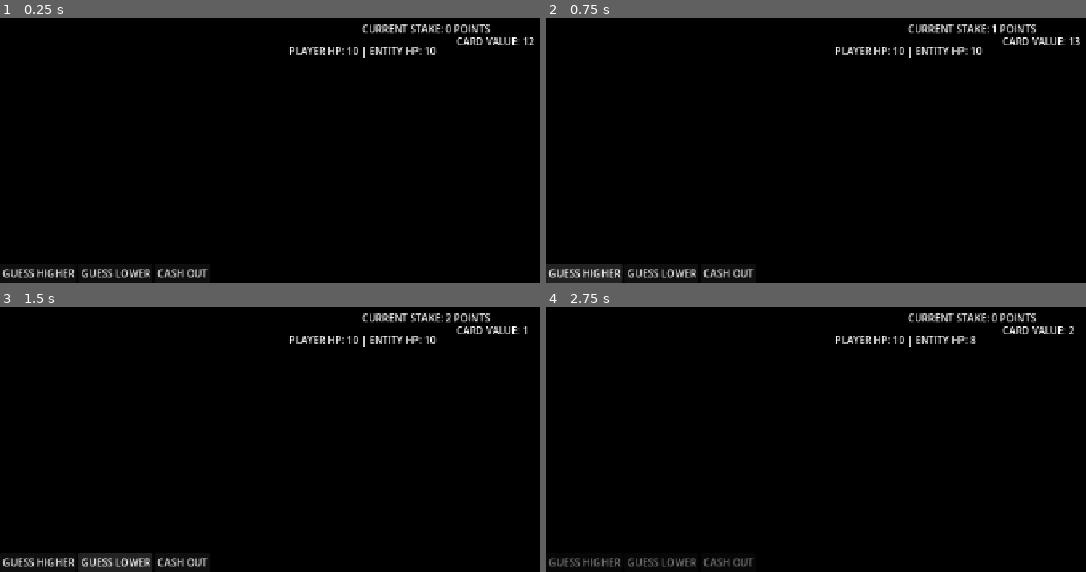
Above: before the commit, frames 1-4 (two rows, left to right).
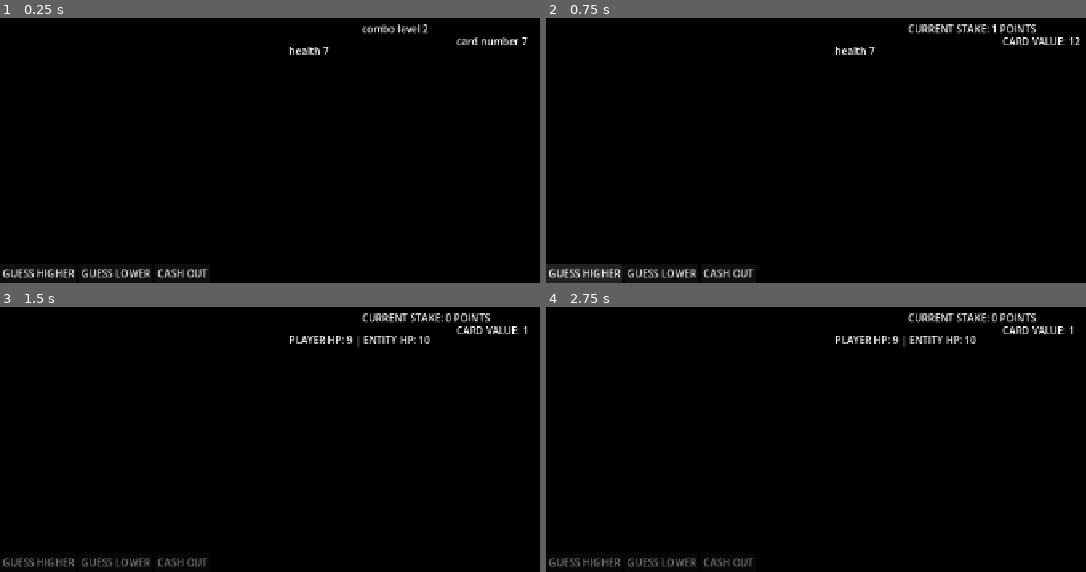
Above: after the commit, the same moments.

Repository: wadahac/HighLowPrototype
Game: Godot game, scene res://scenes/main.tscn
Two runs of this game, one before a commit and one after it. Both use one fixed random seed, a clock stepped at 60 frames per second and the inputs below.
Inputs (mouse positions are in pixels of both pictures, inside the frame that each line leads up to):
- Up to frame 1 (0.25 s): no input
- Up to frame 2 (0.75 s): click "GUESS HIGHER" at 0.5 s
- Up to frame 3 (1.5 s): click "GUESS LOWER" at 1.25 s
- Up to frame 4 (2.75 s): click (729, 561) at 2 s, where only the run before the commit has a clickable "CASH OUT"

The runs differ from the first frame. In frame 1, 1.4% of the frame differs, in the area x 53-99%, y 2-16%; in frame 2, 0.5%; in frame 3, 1.8%, in the area x 0-84%, y 2-100%; in frame 4, 0.4%.
Error before the commit: Invalid assignment of property or key 'text' with value of type 'String' on a base object of type 'null instance'. (res://src/HighLowGameManager.gd:201)
Error after the commit: Invalid access to property or key 'pressed' on a base object of type 'null instance'. (res://src/HighLowGameManager.gd:40)

Commit message:
feat: add game over and match restart logic
Co-authored-by: aider (gemini/gemini-3.5-flash) <aider@aider.chat>

Diff:
--- a/high-low-prototype/src/HighLowGameManager.gd
+++ b/high-low-prototype/src/HighLowGameManager.gd
@@ -23,6 +23,7 @@
 @onready var higher_button: Button = $UI_Layer/ButtonsContainer/HigherButton
 @onready var lower_button: Button = $UI_Layer/ButtonsContainer/LowerButton
 @onready var cash_out_button: Button = $UI_Layer/ButtonsContainer/CashOutButton
+@onready var restart_button: Button = $UI_Layer/ButtonsContainer/RestartButton
 @onready var enemy_ai = $EnemyAI
 
 # 4. Initialization and signal connections
@@ -36,9 +37,13 @@
 	higher_button.pressed.connect(_on_higher_pressed)
 	lower_button.pressed.connect(_on_lower_pressed)
 	cash_out_button.pressed.connect(_on_cash_out_pressed)
+	restart_button.pressed.connect(restart_match)
 
 	if enemy_ai:
 		enemy_ai.decision_made.connect(_on_enemy_decision_made)
+
+	# Hide restart button initially
+	restart_button.hide()
 
 	# Initialize game state
 	start_new_match()
@@ -67,6 +72,10 @@
 
 	_enable_player_controls(true)
 	_update_base_card_ui()
+
+func restart_match() -> void:
+	restart_button.hide()
+	start_new_match()
 
 func rebuild_deck() -> void:
 	deck.clear()
@@ -205,8 +214,9 @@
 func _on_game_over(winner_name: String) -> void:
 	base_card_label.text = "GAME OVER"
 	combo_label.text = "WINNER: " + winner_name.to_upper()
-	turn_label.text = "MATCH FINISHED"
+	turn_label.text = winner_name.to_upper() + " WINS!"
 	_enable_player_controls(false)
+	restart_button.show()
 
 # Returns true if the game is over
 func check_game_state() -> bool:
